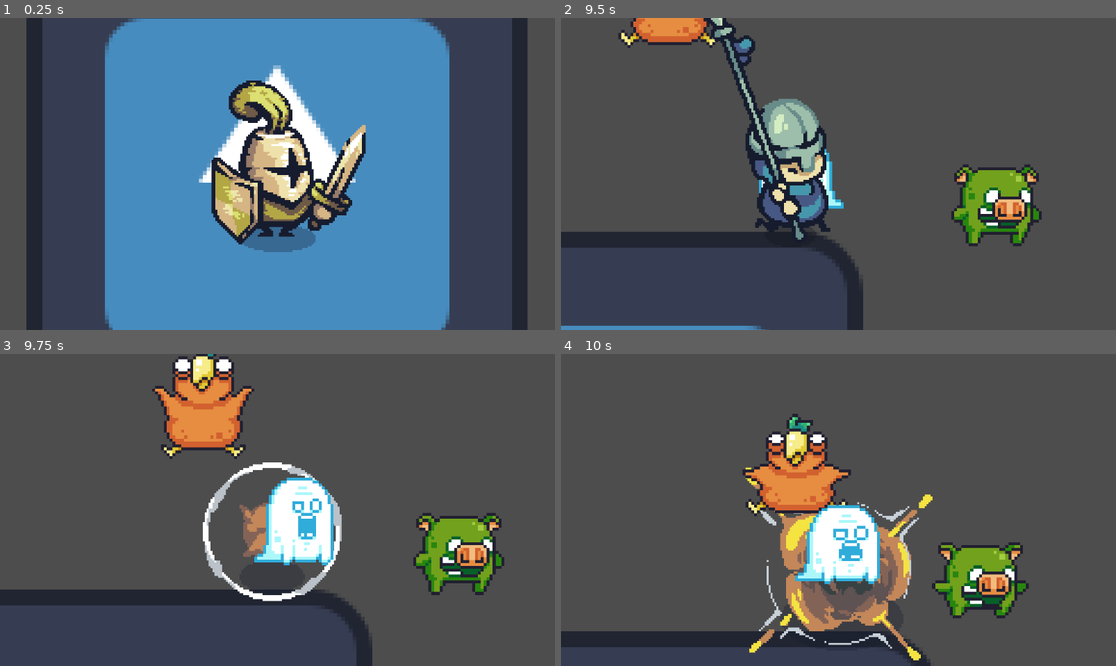
Above: before the commit, frames 1-4 (two rows, left to right).
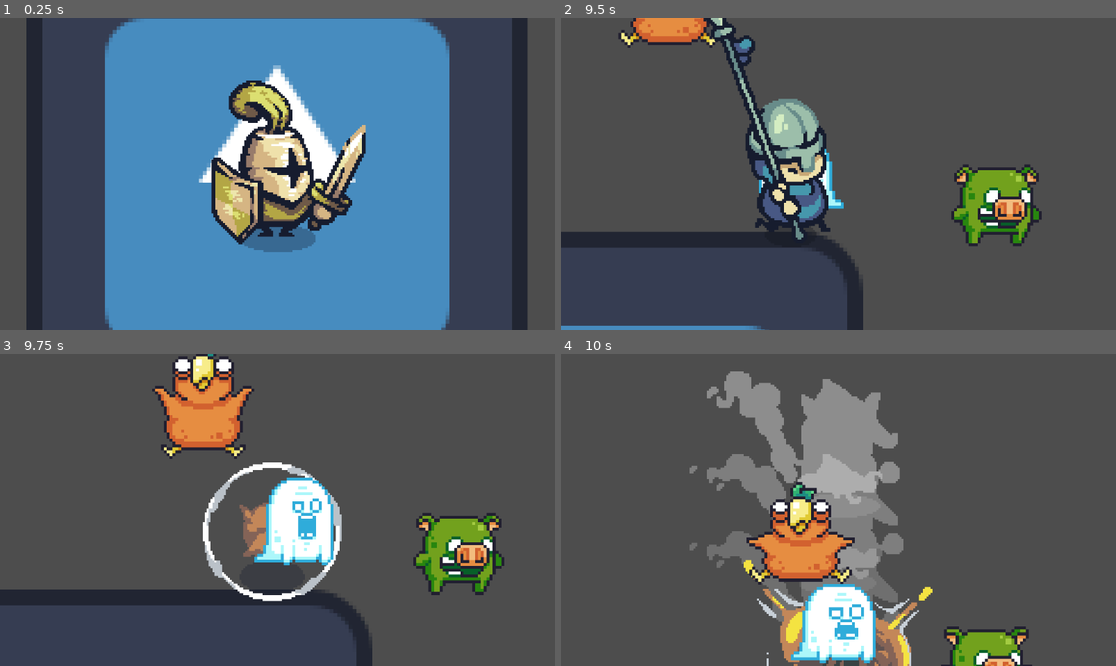
Above: after the commit, the same moments.

Repository: ccxavi/echoes
Game: Godot game, scene res://scenes/game.tscn
The game is run twice, just before and just after one commit, with the same random seed, the same clock (stepped at 60 frames per second) and the same inputs. The engine's default icon, where the game draws it, is replaced by a stand-in: a white triangle on a blue panel in a dark square.
Inputs (mouse positions are in pixels of both pictures, inside the frame that each line leads up to):
- Up to frame 1 (0.25 s): no input
- Up to frame 2 (9.5 s): move the mouse to (960, 158) at 0.52 s; hold D (move_right) 0.53-1.28 s; tap Shift (dash, bound only after the commit) at 0.6, 1.55, 2.3, 3.05, 3.6, 4.35, 5.3, 6.05, 6.8, 7.35, 8.1, 9.05 s; move the mouse to (727, 189) at 1.27 s; hold S (move_down) 1.28-2.03 s; click (727, 189) at 1.35 s; move the mouse to (894, 105) at 2.02 s; hold D (move_right) 2.03-2.78 s; hold E (switch_next) 2.03-2.78 s; move the mouse to (810, 236) at 2.77 s; hold W (move_up) 2.78-3.53 s; tap Q (switch_prev) at 2.85 s; move the mouse to (1005, 220) at 3.52 s; hold A (move_left) 3.53-5.03 s; move the mouse to (672, 127) at 4.27 s; move the mouse to (866, 174) at 5.02 s; hold S (move_down) 5.03-5.78 s; click (866, 174) at 5.1 s; move the mouse to (755, 96) at 5.77 s; hold D (move_right) 5.78-6.53 s; tap E (switch_next) at 5.85 s; move the mouse to (960, 158) at 6.52 s; hold W (move_up) 6.53-7.28 s; hold Q (switch_prev) 6.53-7.28 s; move the mouse to (727, 189) at 7.27 s; hold D (move_right) 7.28-8.03 s; move the mouse to (894, 105) at 8.02 s; hold S (move_down) 8.03-8.78 s; move the mouse to (810, 236) at 8.77 s; hold A (move_left) from 8.78 s (still down); click (810, 236) at 8.85 s
- Up to frame 3 (9.75 s): move the mouse to (444, 556) at 9.52 s; release A (move_left) at 9.53 s; hold W (move_up) from 9.53 s (still down); hold E (switch_next) from 9.53 s (still down)
- Up to frame 4 (10 s): keep holding W (move_up); keep holding E (switch_next); tap Shift (dash, bound only after the commit) at 9.8 s

Frames 1-3 are identical in both runs. In frame 4, 30% of the frame differs, in the area x 0-85%, y 5-100%.

Commit message:
feat: implement dash ability to the goblin

Diff:
--- a/project.godot
+++ b/project.godot
@@ -52,6 +52,11 @@
 "events": [Object(InputEventKey,"resource_local_to_scene":false,"resource_name":"","device":-1,"window_id":0,"alt_press …(192 unchanged characters)…
 ]
 }
+dash={
+"deadzone": 0.2,
+"events": [Object(InputEventKey,"resource_local_to_scene":false,"resource_name":"","device":-1,"window_id":0,"alt_pressed":false,"shift_pressed":false,"ctrl_pressed":false,"meta_pressed":false,"pressed":false,"keycode":0,"physical_keycode":4194325,"key_label":0,"unicode":0,"location":0,"echo":false,"script":null)
+]
+}
 
 [rendering]
 
--- a/scenes/characters/goblin.tscn
+++ b/scenes/characters/goblin.tscn
@@ -1,7 +1,8 @@
-[gd_scene load_steps=36 format=3 uid="uid://f8a0hr62euxq"]
+[gd_scene load_steps=37 format=3 uid="uid://f8a0hr62euxq"]
 
 [ext_resource type="PackedScene" uid="uid://dy3t6hvcil60e" path="res://scenes/character.tscn" id="1_55yry"]
 [ext_resource type="Texture2D" uid="uid://d2cndkh5dysn8" path="res://assets/characters/Goblin/Torch_Red.png" id="2_a13gh"]
+[ext_resource type="Script" uid="uid://djet3hqau0q6u" path="res://scripts/goblin.gd" id="2_nrghv"]
 
 [sub_resource type="AtlasTexture" id="AtlasTexture_55yry"]
 atlas = ExtResource("2_a13gh")
@@ -253,6 +254,10 @@
 height = 82.0
 
 [node name="character" instance=ExtResource("1_55yry")]
+script = ExtResource("2_nrghv")
+dash_speed = 600.0
+dash_duration = 0.2
+dash_cooldown = 1.0
 
 [node name="main_sprite" parent="." index="0"]
 sprite_frames = SubResource("SpriteFrames_4kp7v")
--- /dev/null
+++ b/scripts/goblin.gd
@@ -0,0 +1,83 @@
+extends Character
+
+# --- CONFIGURATION ---
+@export_group("Dash")
+@export var dash_speed = 600.0
+@export var dash_duration = 0.2
+@export var dash_cooldown = 1.0
+
+# --- STATE ---
+var is_dashing = false
+var can_dash = true
+
+func _physics_process(delta: float) -> void:
+	# 1. DASH BEHAVIOR (Override Normal Movement)
+	if is_dashing:
+		# VFX: Spawn a ghost trail every 4 physics frames
+		if Engine.get_physics_frames() % 4 == 0:
+			spawn_dash_ghost()
+
+		move_and_slide()
+		return # IMPORTANT: Skip the parent class physics!
+
+	# 2. CHECK INPUT
+	# Ensure "dash" is in your Input Map (Project Settings > Input Map)
+	if Input.is_action_just_pressed("dash") and can_dash:
+		start_dash()
+		return
+
+	# 3. NORMAL MOVEMENT
+	# If we aren't dashing, run the standard character logic
+	super._physics_process(delta)
+
+func start_dash():
+	# A. Determine Direction
+	# We try to use current input first. If no input, use facing direction.
+	var move_input = Input.get_vector("move_left", "move_right", "move_up", "move_down")
+	var dash_dir = move_input
+
+	if dash_dir == Vector2.ZERO:
+		# Fallback: Dash the way we are looking
+		dash_dir = Vector2.LEFT if animated_sprite_2d.flip_h else Vector2.RIGHT
+
+	# B. Set State
+	is_dashing = true
+	can_dash = false
+	velocity = dash_dir.normalized() * dash_speed
+
+	# VFX: Tint the goblin Blue/Cyan to show speed
+	var original_modulate = modulate
+	modulate = Color(0.5, 1, 1)
+
+	# C. Dash Duration
+	await get_tree().create_timer(dash_duration).timeout
+
+	# D. Cleanup
+	is_dashing = false
+	velocity = Vector2.ZERO # Optional: Stop sliding immediately
+	modulate = original_modulate # Reset color
+
+	# E. Cooldown
+	await get_tree().create_timer(dash_cooldown).timeout
+	can_dash = true
+
+# --- VFX HELPER: GHOST TRAIL ---
+func spawn_dash_ghost():
+	# 1. Create a simple Sprite2D copy
+	var ghost = Sprite2D.new()
+	# Grab the exact texture frame currently being played
+	var texture = animated_sprite_2d.sprite_frames.get_frame_texture(animated_sprite_2d.animation, animated_sprite_2d.frame)
+
+	ghost.texture = texture
+	ghost.global_position = global_position
+	ghost.flip_h = animated_sprite_2d.flip_h
+	ghost.modulate = Color(18.892, 10.667, 11.092, 0.384) # Transparent Cyan
+	ghost.z_index = -1 # Render BEHIND the player
+
+	# 2. Add to scene (Root of the scene, not the player, so it doesn't move with us)
+	get_tree().current_scene.add_child(ghost)
+
+	# 3. Animate Fade Out
+	var tween = create_tween()
+	tween.tween_property(ghost, "modulate:a", 0.0, 0.3) # Fade alpha to 0 over 0.3s
+	tween.tween_callback(ghost.queue_free) # Delete when done
Not shown, added: scripts/goblin.gd.uid
